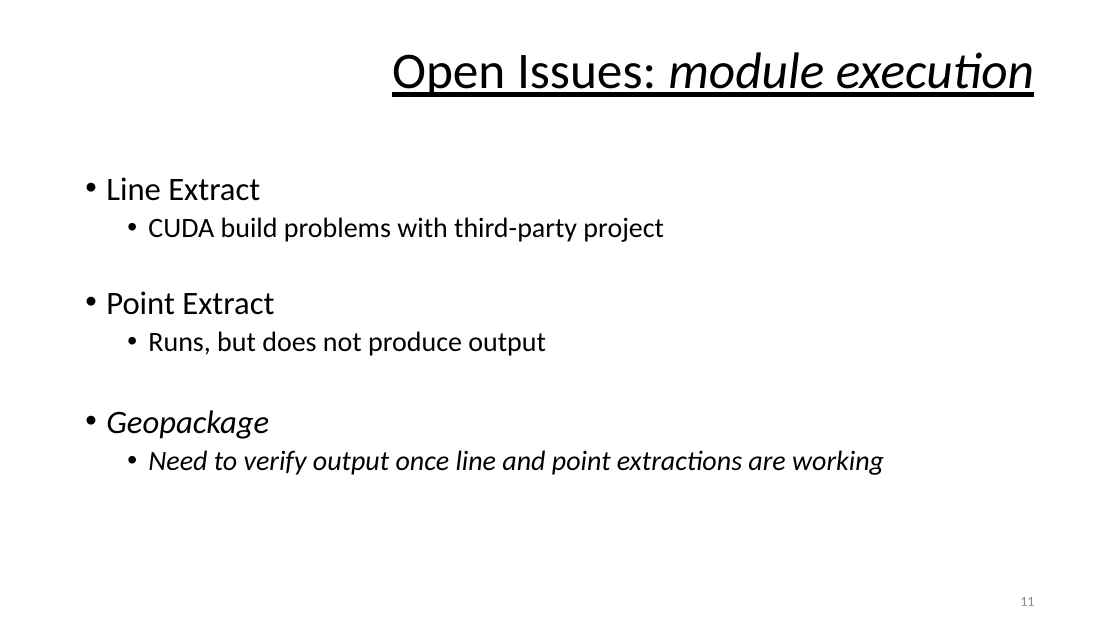
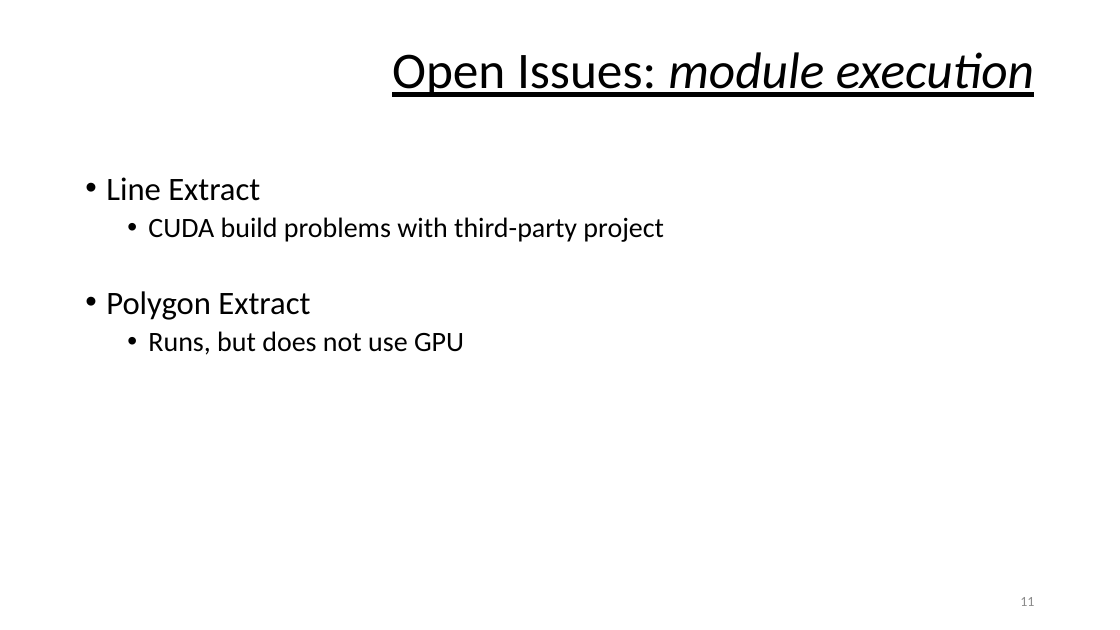
Before and after one commit to DARPA-CRITICALMAAS/ta1_integration, a slide deck: slide 11 of docs/overview.pptx. Drawn at 1120x630 pixels with LibreOffice and Linux fonts; fonts in the diff are those of the drawing. Boxes give left, top, right and bottom in pixels: in the first picture for what was removed or moved away, otherwise in the second. Text is boxed around its words. In the diff, an @@ line names an element or a change of style, - is before the commit and + after.

Commit message:
Work from the hackathon week (#3)
* changed point cmd line

* typo

* changes from fandel

* line extract work

* line working

* added pydantic for config.yml

* new perf support

* perf stats; line extract as root

* trying full run

* updated

* added

* docker update

* wip: perf collection

* perf stress working

* perf work done

* typo

```diff
--- a/docs/overview.pptx
+++ b/docs/overview.pptx
@@ text at [106,291,464,355]: text changed; italic off @@
-• Point Extract
-  • Runs, but does not produce output
-• Geopackage
-  • Need to verify output once line and point extractions are working
+• Polygon Extract
+  • Runs, but does not use GPU
```
Also in this commit, not shown: 1 other slide changed, 30 other files.
